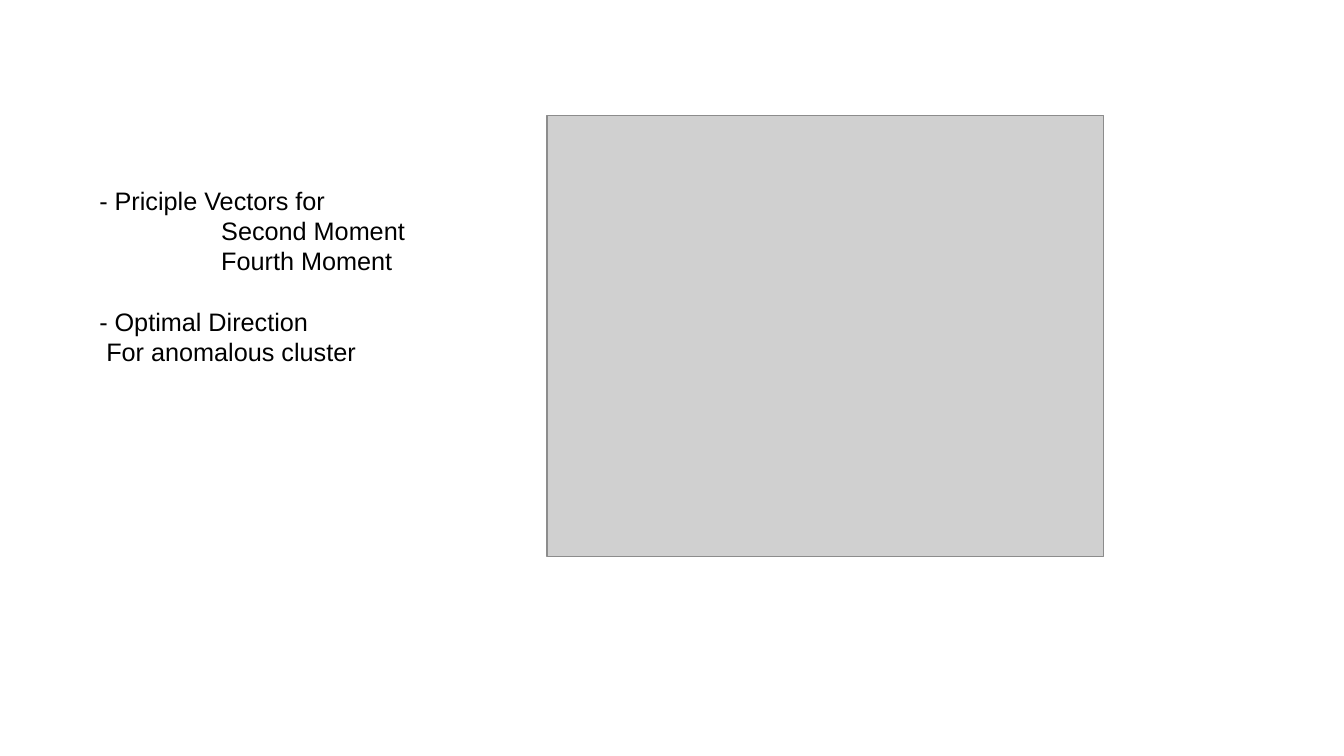
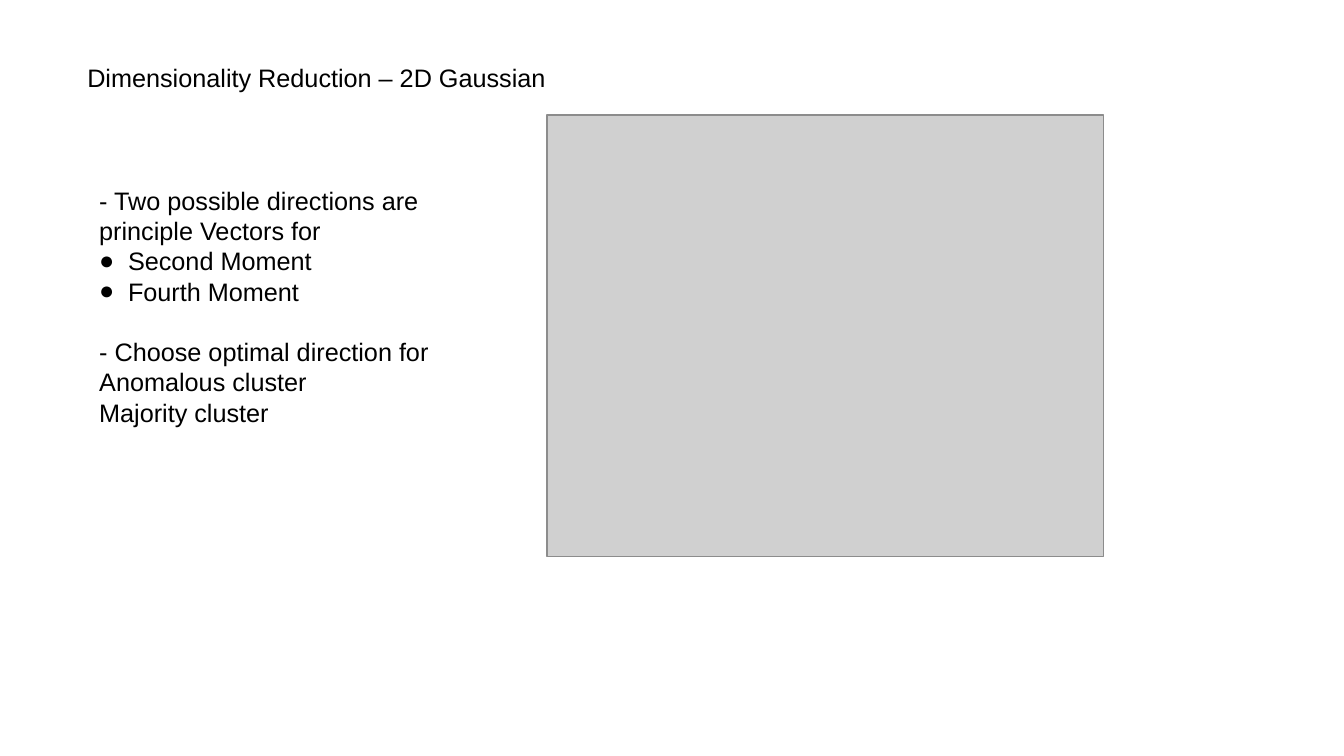
Before and after one commit to kulkarnisp/dim-red, a slide deck: slide 5 of backups/present/dimRed.pptx. Drawn at 1344x756 pixels with LibreOffice and Linux fonts; fonts in the diff are those of the drawing; grey boxes stand for pictures. Boxes give left, top, right and bottom in pixels: in the first picture for what was removed or moved away, otherwise in the second. Text is boxed around its words. In the diff, an @@ line names an element or a change of style, - is before the commit and + after.

```diff
--- a/backups/present/dimRed.pptx
+++ b/backups/present/dimRed.pptx
@@ text added at [87,68,546,92], 14.9 pt, text #000000 @@
+Dimensionality Reduction – 2D Gaussian
@@ text at [99,191,418,246]: text changed @@
-- Priciple Vectors for
+- Two possible directions are principle Vectors for
@@ text at [128,251,312,302]: bullet none to ● @@
@@ text at [99,342,428,427]: text changed @@
-- Optimal Direction
-For anomalous cluster
+- Choose optimal direction for
+Anomalous cluster
+Majority cluster
```
Also in this commit, not shown: 7 other slides changed, 11 slides added, 6 slides removed, 10 other files.
